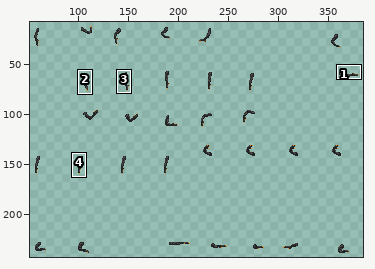
Sprite sheet: items/armors/unsung/unsungblanksuit/fsleeve.png. The picture above shows the old version from afar; the outline marks the close-up.
Close-up. First the earlier version:
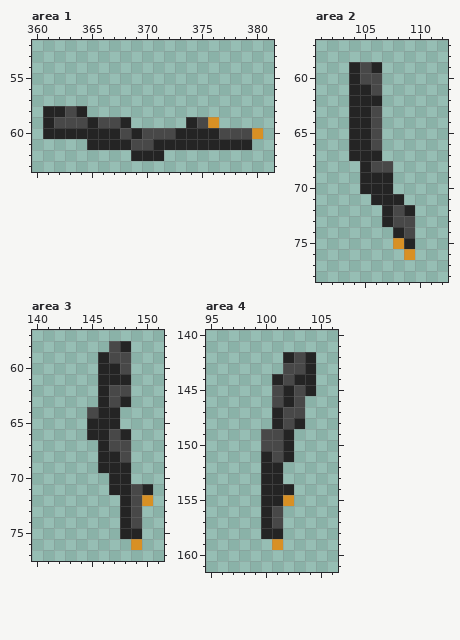
The file is 387x258 pixels. Shown: area 1: x 360..381, y 52..63; area 2: x 101..112, y 57..78; area 3: x 140..151, y 57..77; area 4: x 95..106, y 140..161. The wide view leaves out empty margins. The commit also changed other parts of the picture, which this record leaves out.
The same view after the edit:
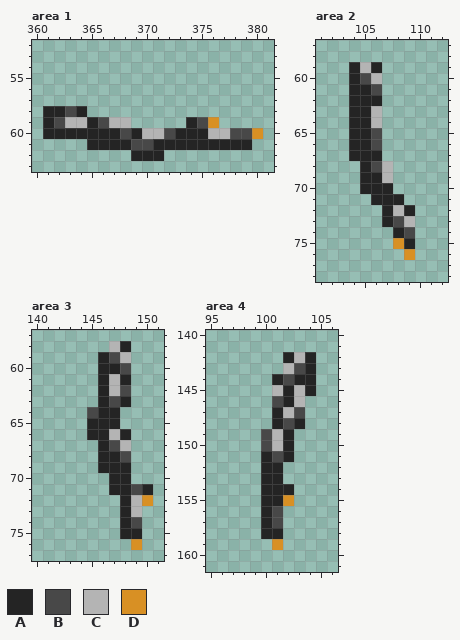
Palette (. is transparent): A #242424  B #484848  C #b4b4b4  D #d89024
Edits made:
Area 1:
Colour A gives way to colour C in row 59 at x 368; in row 60 at x 376.
Colour B gives way to colour C in row 59 at x 363 to 364 and 367; in row 60 at x 370 to 371 and 377.
Area 2:
Colour A gives way to colour C in row 69 at x 107.
Colour B gives way to colour C in row 59 at x 105; in row 60 at x 106; in rows 63 to 64 at x 106; in row 68 at x 107; in row 72 at x 108; in row 73 at x 109.
Area 3:
Colour A gives way to colour C in row 61 at x 147.
Colour B gives way to colour C in row 58 at x 147; in row 59 at x 148; in row 62 at x 147; in row 66 at x 147; in row 67 at x 148; in rows 72 to 73 at x 149.
Area 4:
Colour B gives way to colour C in row 142 at x 103; in row 143 at x 102; in row 145 at x 101 and 103; in row 146 at x 103; in row 147 at x 102; in rows 149 to 150 at x 101.
